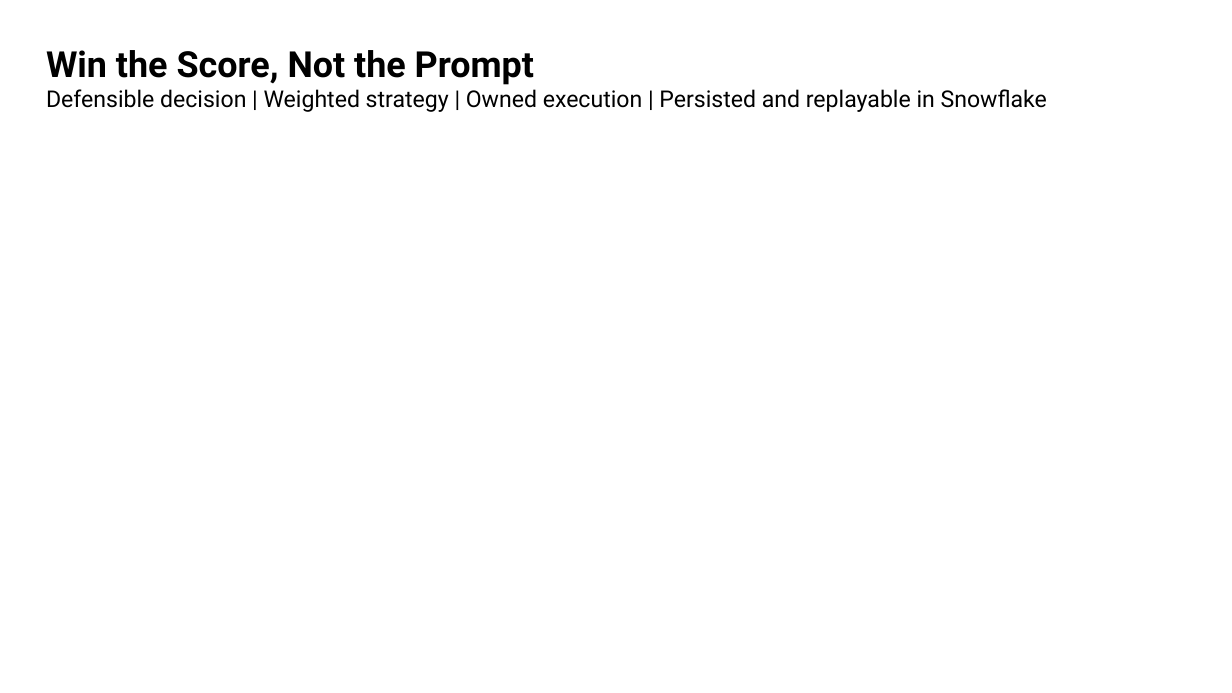
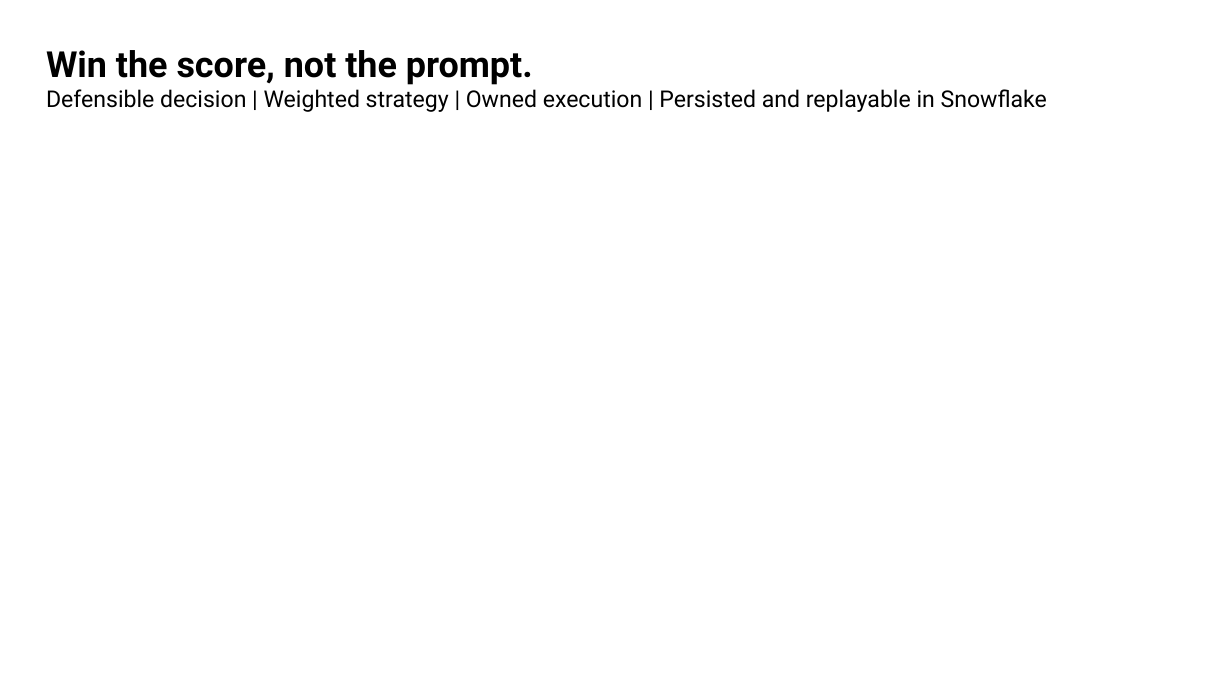
Before and after one commit to sergiobuilds/bidpilot, a slide deck: slide 15 of dev/active/grand-finale-pitch-20260903/deck.pptx (slide 12 before the commit). Drawn at 1232x693 pixels with LibreOffice and Linux fonts; fonts in the diff are those of the drawing; background and template pictures are left out. Boxes give left, top, right and bottom in pixels: in the first picture for what was removed or moved away, otherwise in the second. Text is boxed around its words. In the diff, an @@ line names an element or a change of style, - is before the commit and + after.

```diff
--- a/dev/active/grand-finale-pitch-20260903/deck.pptx
+++ b/dev/active/grand-finale-pitch-20260903/deck.pptx
@@ text at [46, 50, 533, 85]: text changed @@
-Win the Score, Not the Prompt
+Win the score, not the prompt.
```
Also in this commit, not shown: 5 other slides changed, 3 slides added, 38 other files.
